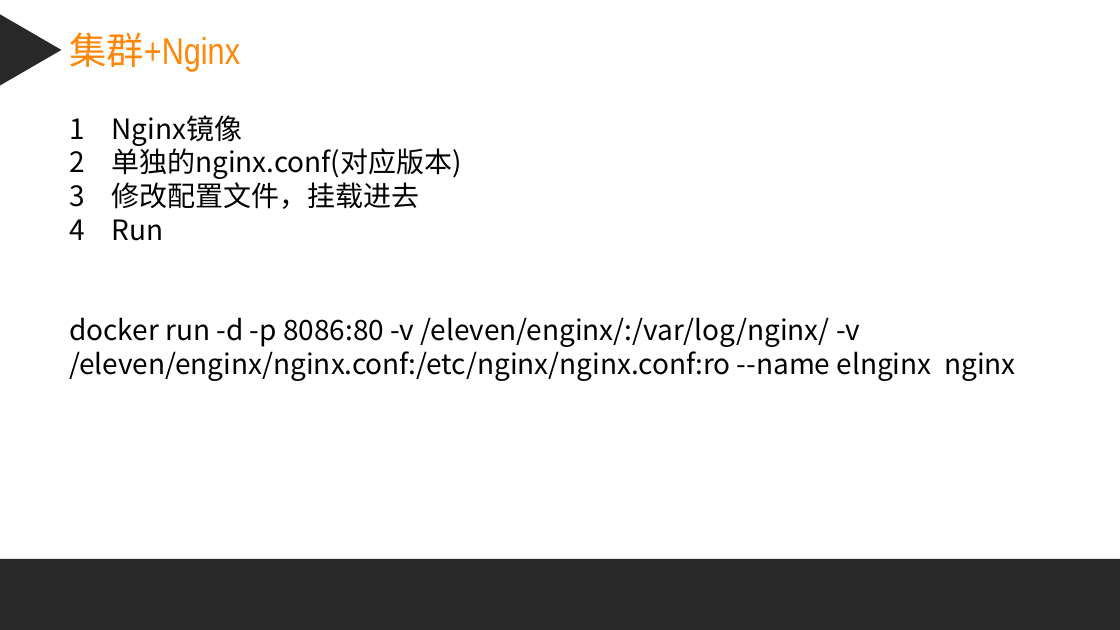
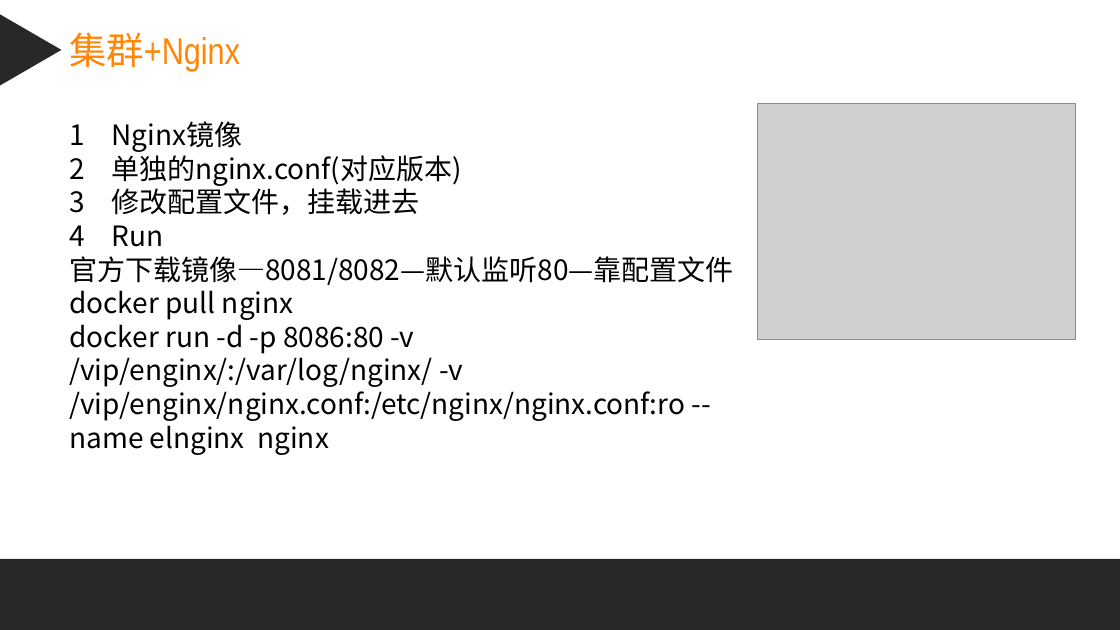
Before and after one commit to zq9999/document, a slide deck: slide 24 of 课件笔记/docker/Docker容器.pptx (slide 23 before the commit). Drawn at 1120x630 pixels with LibreOffice and Linux fonts; fonts in the diff are those of the drawing; grey boxes stand for pictures. Boxes give left, top, right and bottom in pixels: in the first picture for what was removed or moved away, otherwise in the second. Text is boxed around its words. In the diff, an @@ line names an element or a change of style, - is before the commit and + after.

```diff
--- a/课件笔记/docker/Docker容器.pptx
+++ b/课件笔记/docker/Docker容器.pptx
@@ picture added at (x1=757, y1=103, x2=1075, y2=339) @@
@@ text at (x1=69, y1=256, x2=733, y2=449): text changed @@
-docker run -d -p 8086:80 -v /eleven/enginx/:/var/log/nginx/ -v /eleven/enginx/nginx.conf:/etc/nginx/nginx.conf:ro --name elnginx nginx
+官方下载镜像—8081/8082—默认监听80—靠配置文件
+docker pull nginx
+docker run -d -p 8086:80 -v /vip/enginx/:/var/log/nginx/ -v /vip/enginx/nginx.conf:/etc/nginx/nginx.conf:ro --name elnginx nginx
```
Also in this commit, not shown: 9 other slides changed, 8 slides added, 16 other files.
